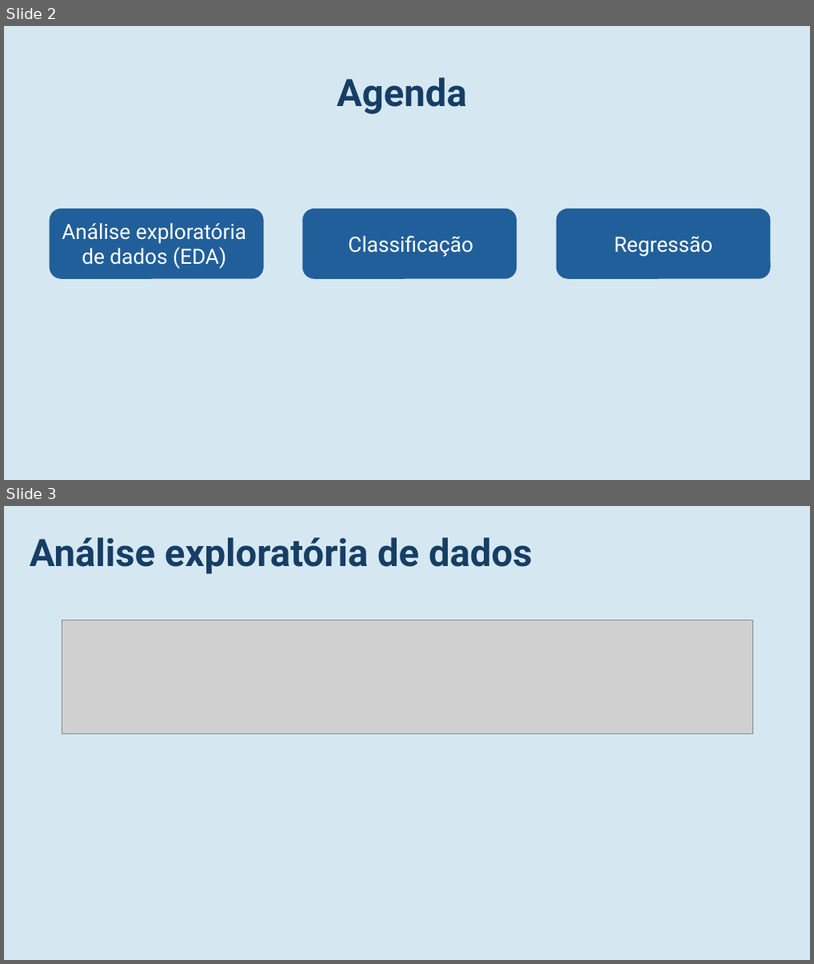
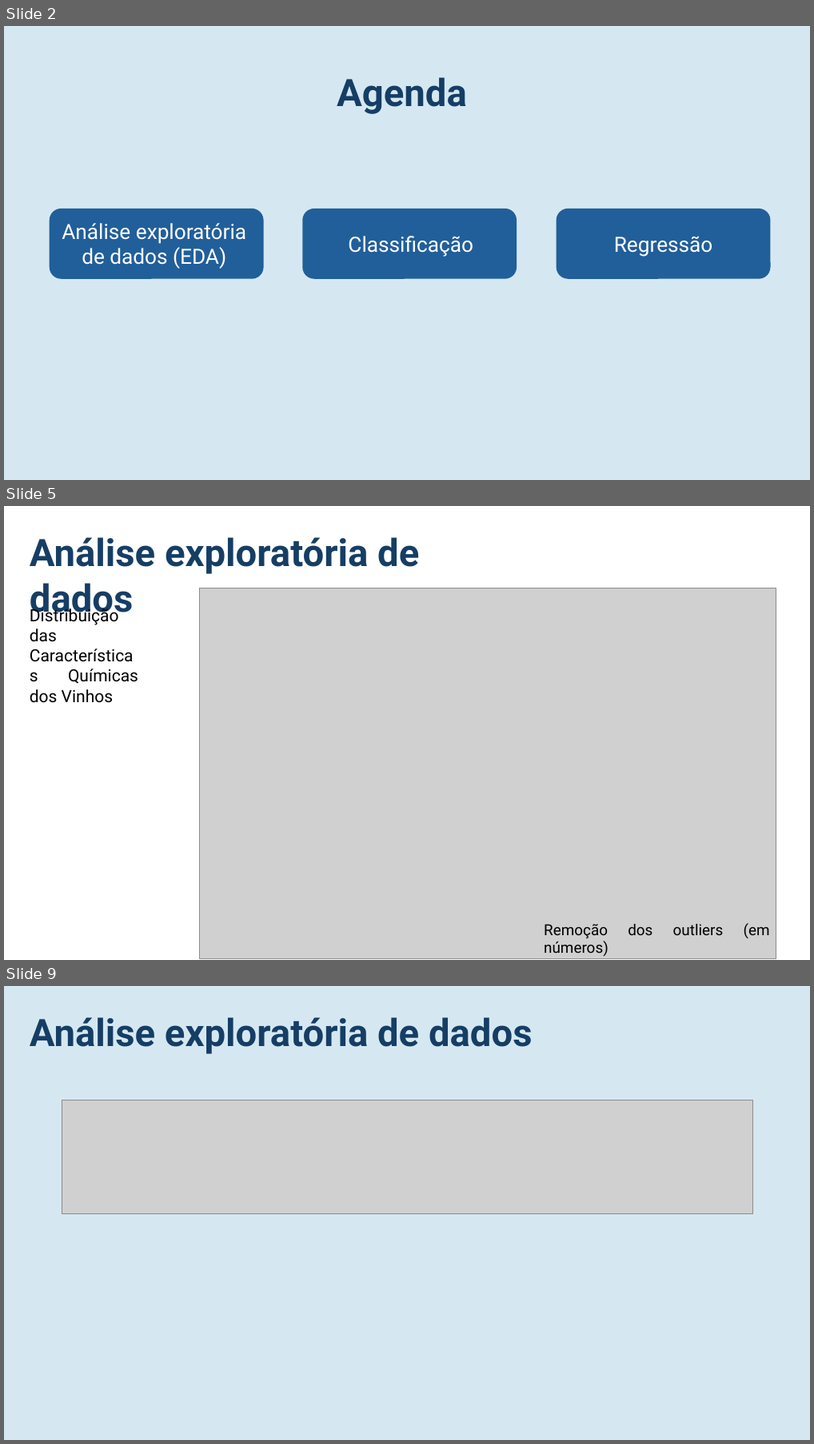
Before and after one commit to miguelamoreira/wineNotebook, a slide deck: apresentacao.pptx. Shown one above the other, each under a label of ours: slides 2 and 3 before the commit, slides 2, 5 and 9 after it; the slides between them are not shown. The pictures are 814x964 and 814x1444 pixels, drawn with LibreOffice and Linux fonts; fonts in the diff are those of the drawing; grey boxes stand for pictures. Boxes give left, top, right and bottom in pixels: in the first picture for what was removed or moved away, otherwise in the second. Text is boxed around its words. In the diff, an @@ line names an element or a change of style, - is before the commit and + after.

```diff
--- a/apresentacao.pptx
+++ b/apresentacao.pptx
@@ slide 5 added at bbox=[4, 506, 810, 960], background #FFFFFF @@
@@ text added at bbox=[30, 537, 419, 620], 45 pt, text #163E64, bold @@
+Análise exploratória de dados
@@ picture added at bbox=[200, 588, 777, 959] @@
@@ text added at bbox=[30, 605, 138, 703], 20 pt, text #000000 @@
+Distribuição das Características Químicas dos Vinhos
@@ text added at bbox=[544, 923, 770, 938], 18 pt, text #000000 @@
+Remoção dos outliers (em números)
@@ what was slide 3 is now slide 9 @@
```
Also in this commit, not shown: 1 slide changed, 5 other slides added, 1 slide removed, 1 other file.
